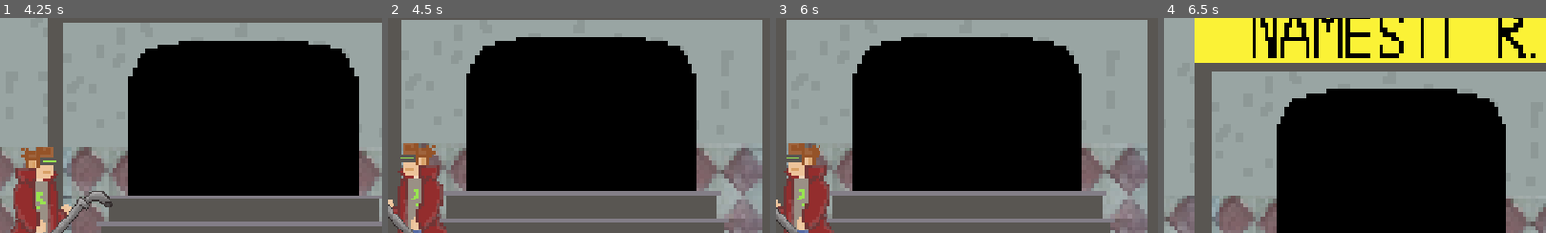
Above: before the commit, frames 1-4 (left to right).
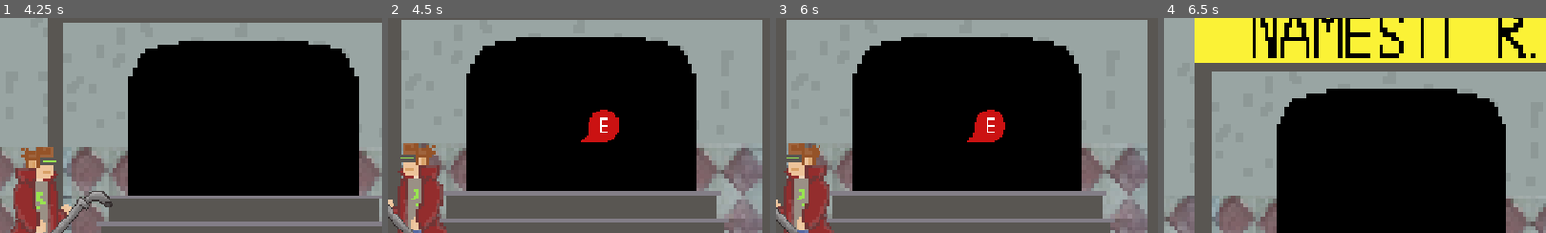
Above: after the commit, the same moments.

Repository: NetoCZ/Metro
Game: Godot game, scene res://Scenes/Zastavka.tscn
Two runs of this game, one before a commit and one after it. Both use one fixed random seed, a clock stepped at 60 frames per second and the inputs below. This scene is started directly instead of the project's main scene.
Inputs:
- Up to frame 1 (4.25 s): hold F (attack) 0.53-1.28 s; hold D (move_right) 0.53-2.03 s; tap Space (move_jump) at 0.77, 1.52, 3.02, 3.77 s; tap E at 1.35, 2.85 s; hold A (move_left) 2.03-2.78 s; hold F (attack) 2.03-2.78 s; hold D (move_right) from 2.78 s (still down); hold F (attack) from 3.53 s (still down)
- Up to frame 2 (4.5 s): release D (move_right) at 4.28 s; release F (attack) at 4.28 s; hold A (move_left) from 4.28 s (still down); tap E at 4.35 s
- Up to frame 3 (6 s): tap Space (move_jump) at 4.52 s; release A (move_left) at 5.03 s; hold D (move_right) 5.03-5.78 s; hold F (attack) 5.03-5.78 s; hold A (move_left) from 5.78 s (still down); tap E at 5.85 s
- Up to frame 4 (6.5 s): keep holding A (move_left); tap Space (move_jump) at 6.02 s
The pictures show only the part of the screen within x 50-100%, y 6-56%; the shares and areas given below are measured in that part.

Frame 1 is identical in both runs. In frame 2, 1.1% of the frame differs, in the area x 50-61%, y 42-58%; in frame 3, 1.1%; in frame 4, nothing differs.

Commit message:
KONECNEFUNKCNITELEPORTROSTOMNAMMUCK

Diff:
--- /dev/null
+++ b/Scenes/Shop.tscn
@@ -0,0 +1,62 @@
+[gd_scene format=3 uid="uid://c3humjnevy1jw"]
+
+[ext_resource type="Texture2D" uid="uid://df0ieaxg8grpa" path="res://Assets/OBCHOD.png" id="1_kjfcx"]
+[ext_resource type="PackedScene" uid="uid://dnyf0pog4niyr" path="res://Scenes/Player/player.tscn" id="2_lagin"]
+[ext_resource type="Texture2D" uid="uid://cuijsbo64d12f" path="res://Assets/normal_obchodnik_0001.png" id="3_i4qx4"]
+[ext_resource type="Texture2D" uid="uid://vapg6ku75cyr" path="res://Assets/normal_obchodnik_0002.png" id="4_e5ji4"]
+
+[sub_resource type="RectangleShape2D" id="RectangleShape2D_tvscu"]
+size = Vector2(1101, 8.139187)
+
+[sub_resource type="RectangleShape2D" id="RectangleShape2D_renrx"]
+size = Vector2(22, 399)
+
+[sub_resource type="SpriteFrames" id="SpriteFrames_renrx"]
+animations = [{
+"frames": [{
+"duration": 1.0,
+"texture": ExtResource("3_i4qx4")
+}, {
+"duration": 1.0,
+"texture": ExtResource("4_e5ji4")
+}],
+"loop": 1,
+"name": &"idle",
+"speed": 5.0
+}]
+
+[node name="Shop" type="Node2D" unique_id=1731616093]
+
+[node name="Obchod" type="Sprite2D" parent="." unique_id=1945630043]
+position = Vector2(145, -113)
+scale = Vector2(4.59, 4.95)
+texture = ExtResource("1_kjfcx")
+
+[node name="Camera2D" type="Camera2D" parent="." unique_id=1479166668]
+offset = Vector2(143.515, -110)
+zoom = Vector2(1.48, 1.48)
+
+[node name="Player" parent="." unique_id=362517795 instance=ExtResource("2_lagin")]
+
+[node name="bounds" type="StaticBody2D" parent="." unique_id=693317625]
+
+[node name="CollisionShape2D" type="CollisionShape2D" parent="bounds" unique_id=1925590457]
+position = Vector2(134, 125.26636)
+scale = Vector2(1.007148, 3.1289716)
+shape = SubResource("RectangleShape2D_tvscu")
+
+[node name="CollisionShape2D2" type="CollisionShape2D" parent="bounds" unique_id=1855364423]
+position = Vector2(-308, -75)
+shape = SubResource("RectangleShape2D_renrx")
+
+[node name="CollisionShape2D3" type="CollisionShape2D" parent="bounds" unique_id=1275580735]
+position = Vector2(493, -82)
+shape = SubResource("RectangleShape2D_renrx")
+
+[node name="AnimatedSprite2D" type="AnimatedSprite2D" parent="." unique_id=1294287093]
+position = Vector2(531.00006, -11)
+scale = Vector2(3.8152654, 4.0383058)
+sprite_frames = SubResource("SpriteFrames_renrx")
+animation = &"idle"
+autoplay = "idle"
+frame_progress = 0.5126726
--- a/Scenes/Zastavka.tscn
+++ b/Scenes/Zastavka.tscn
@@ -4,12 +4,24 @@
 [ext_resource type="PackedScene" uid="uid://dnyf0pog4niyr" path="res://Scenes/Player/player.tscn" id="2_w7nrg"]
 [ext_resource type="Texture2D" uid="uid://bjxwxx13jisb6" path="res://Assets/namestiRepubliky.png" id="3_h16o0"]
 [ext_resource type="Texture2D" uid="uid://od5ve3uq0nqc" path="res://Assets/MetroOutside.png" id="3_qgfyo"]
+[ext_resource type="Script" uid="uid://4clny5677ppk" path="res://Scenes/proxcheck.gd" id="5_kt5ld"]
+[ext_resource type="Texture2D" uid="uid://dxh2t5k0inkqo" path="res://Assets/bublina_interac.png" id="6_vmmyc"]
+[ext_resource type="Script" uid="uid://ca5515pmat1ck" path="res://Scenes/scriptLib/E_sceneChange.tscn.gd" id="7_vmmyc"]
 
 [sub_resource type="RectangleShape2D" id="RectangleShape2D_tvscu"]
 size = Vector2(3486, 30.75)
 
 [sub_resource type="RectangleShape2D" id="RectangleShape2D_renrx"]
 size = Vector2(199, 33.5)
+
+[sub_resource type="RectangleShape2D" id="RectangleShape2D_0stwt"]
+size = Vector2(25, 824)
+
+[sub_resource type="CircleShape2D" id="CircleShape2D_unrny"]
+radius = 184.1331
+
+[sub_resource type="CircleShape2D" id="CircleShape2D_4aany"]
+radius = 181.0
 
 [node name="Zastavka" type="Node2D" unique_id=1909788951]
 position = Vector2(-256, -612)
@@ -35,6 +47,14 @@
 position = Vector2(466, 651)
 shape = SubResource("RectangleShape2D_renrx")
 
+[node name="wall1" type="CollisionShape2D" parent="StaticBody2D" unique_id=2036725466]
+position = Vector2(171.5, 402)
+shape = SubResource("RectangleShape2D_0stwt")
+
+[node name="wall2" type="CollisionShape2D" parent="StaticBody2D" unique_id=445868682]
+position = Vector2(1920, 608)
+shape = SubResource("RectangleShape2D_0stwt")
+
 [node name="Player" parent="." unique_id=362517795 instance=ExtResource("2_w7nrg")]
 
 [node name="NamestiRepublikyNoMetro" type="Sprite2D" parent="." unique_id=246228808]
@@ -46,3 +66,25 @@
 position = Vector2(-844.99994, 665)
 scale = Vector2(2.150641, 2.7660098)
 texture = ExtResource("3_qgfyo")
+
+[node name="proxcheck" type="Area2D" parent="." unique_id=516777576]
+position = Vector2(1267, 357)
+script = ExtResource("5_kt5ld")
+
+[node name="CollisionShape2D" type="CollisionShape2D" parent="proxcheck" unique_id=1062681183]
+position = Vector2(5, 119)
+shape = SubResource("CircleShape2D_unrny")
+
+[node name="Popup" type="Sprite2D" parent="proxcheck" unique_id=1522567310]
+position = Vector2(62, 139)
+scale = Vector2(1.46, 1.6)
+texture = ExtResource("6_vmmyc")
+
+[node name="duengeonTP" type="Area2D" parent="." unique_id=1970239409]
+position = Vector2(1232, -49)
+script = ExtResource("7_vmmyc")
+next_scene = "uid://bullkjyqbi4nn"
+
+[node name="CollisionShape2D" type="CollisionShape2D" parent="duengeonTP" unique_id=796397856]
+position = Vector2(37, 527)
+shape = SubResource("CircleShape2D_4aany")
--- a/Scenes/metro_main.tscn
+++ b/Scenes/metro_main.tscn
@@ -24,7 +24,7 @@
 radius = 58.21512
 
 [sub_resource type="CircleShape2D" id="CircleShape2D_renrx"]
-radius = 127.06297
+radius = 59.841457
 
 [node name="metroMain" type="Node2D" unique_id=927188760]
 
@@ -67,7 +67,7 @@
 [node name="ORB" type="Area2D" parent="." unique_id=52562613]
 position = Vector2(-340, 49)
 script = ExtResource("3_ua22h")
-next_scene = "uid://bullkjyqbi4nn"
+next_scene = "uid://c3humjnevy1jw"
 
 [node name="CollisionShape2D" type="CollisionShape2D" parent="ORB" unique_id=713729586]
 shape = SubResource("CircleShape2D_tvscu")
@@ -89,3 +89,16 @@
 position = Vector2(48, 57)
 scale = Vector2(1.46, 1.6)
 texture = ExtResource("8_3jqe1")
+
+[node name="proxcheck2" type="Area2D" parent="." unique_id=1813967944]
+position = Vector2(-325, -86)
+script = ExtResource("7_ua22h")
+
+[node name="CollisionShape2D" type="CollisionShape2D" parent="proxcheck2" unique_id=184102700]
+position = Vector2(-13, 139)
+shape = SubResource("CircleShape2D_renrx")
+
+[node name="Popup" type="Sprite2D" parent="proxcheck2" unique_id=261035454]
+position = Vector2(34, 128)
+scale = Vector2(1.46, 1.6)
+texture = ExtResource("8_3jqe1")
Binary file added: Assets/OBCHOD.png
Not shown, added: Assets/OBCHOD.png.import
Binary file added: Assets/normal_obchodnik_0001.png
Not shown, added: Assets/normal_obchodnik_0001.png.import
Binary file added: Assets/normal_obchodnik_0002.png
Not shown, added: Assets/normal_obchodnik_0002.png.import
Not shown: 1 places in Scenes/Enemy/Enemy.tscn that only renumber resources
Empty file added: Scenes/Player/cameraOff.gd
Not shown, added: Scenes/Player/cameraOff.gd.uid
